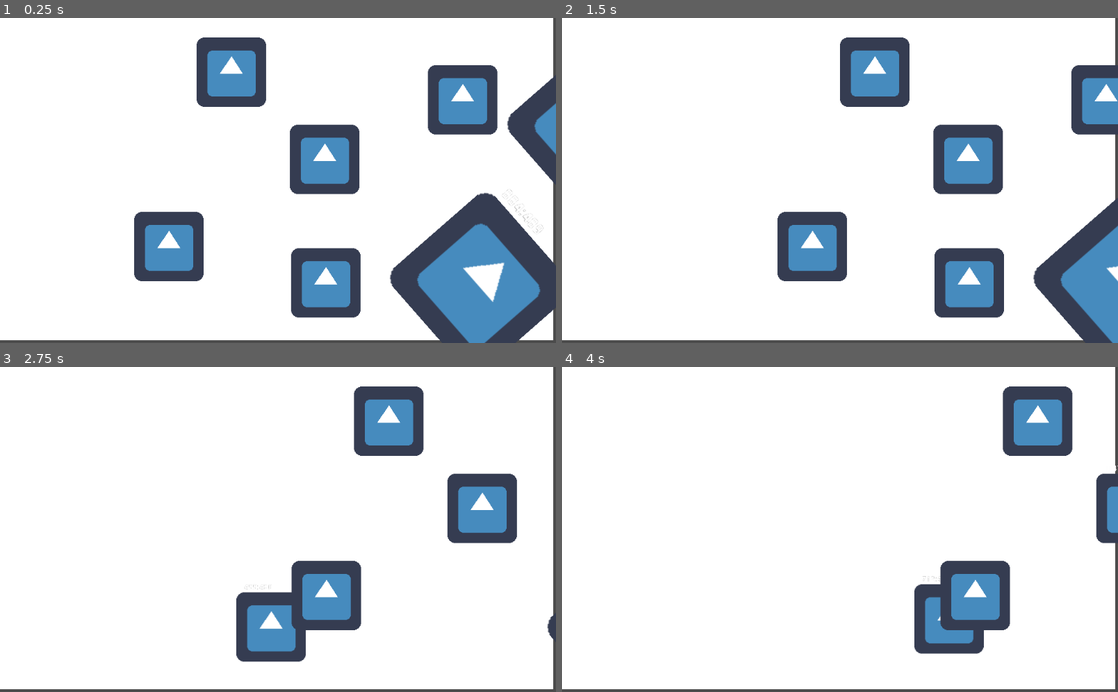
Above: before the commit, frames 1-4 (two rows, left to right).
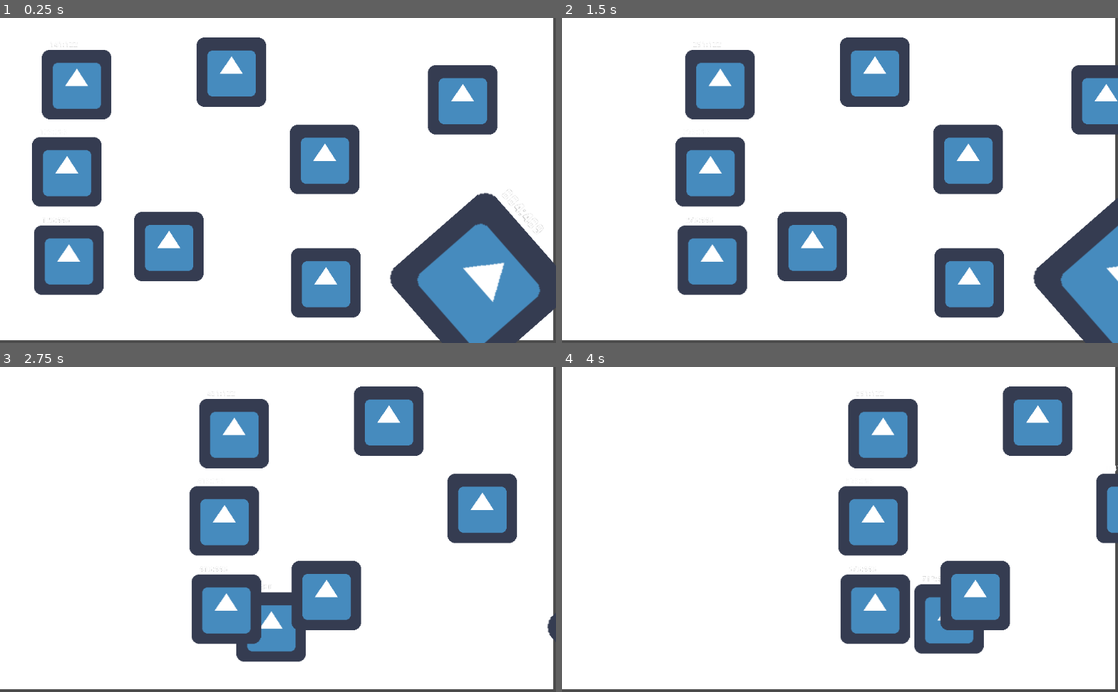
Above: after the commit, the same moments.

Repository: DoubleZZ/coursGit
Game: Godot game, scene res://Main.tscn
The game is run twice, just before and just after one commit, with the same random seed, the same clock (stepped at 60 frames per second) and the same inputs. The engine's default icon, where the game draws it, is replaced by a stand-in: a white triangle on a blue panel in a dark square.
Inputs:
- Up to frame 1 (0.25 s): no input
- Up to frame 2 (1.5 s): tap Enter at 0.5 s; hold Right (ui_right) 0.53-1.28 s
- Up to frame 3 (2.75 s): tap Space at 2 s; hold Right (ui_right) from 2.03 s (still down)
- Up to frame 4 (4 s): release Right (ui_right) at 3.53 s

The runs differ from the first frame. In frame 1, 9.3% of the frame differs, in the area x 5-100%, y 7-86%; in frame 2, 7.8%; in frame 3, 7.6%; in frame 4, 7.8%.

Commit message:
Passage a 10 soldats

Diff:
--- a/Main.tscn
+++ b/Main.tscn
@@ -62,7 +62,34 @@
 bateau = 42
 vie = 10
 
-[node name="Soldat 2" type="Sprite" parent="." index="3"]
+[node name="Soldat 5" type="Sprite" parent="." index="3"]
+
+position = Vector2( 141.096, 122.735 )
+texture = ExtResource( 2 )
+script = ExtResource( 3 )
+_sections_unfolded = [ "Transform" ]
+bateau = 42
+vie = 10
+
+[node name="Soldat 9" type="Sprite" parent="." index="4"]
+
+position = Vector2( 123.083, 283.994 )
+texture = ExtResource( 2 )
+script = ExtResource( 3 )
+_sections_unfolded = [ "Transform" ]
+bateau = 42
+vie = 10
+
+[node name="Soldat 10" type="Sprite" parent="." index="5"]
+
+position = Vector2( 126.514, 446.97 )
+texture = ExtResource( 2 )
+script = ExtResource( 3 )
+_sections_unfolded = [ "Transform" ]
+bateau = 42
+vie = 10
+
+[node name="Soldat 2" type="Sprite" parent="." index="6"]
 
 position = Vector2( 598, 261 )
 texture = ExtResource( 2 )
@@ -71,7 +98,7 @@
 bateau = 42
 vie = 5
 
-[node name="Soldat 3" type="Sprite" parent="." index="4"]
+[node name="Soldat 3" type="Sprite" parent="." index="7"]
 
 position = Vector2( 852, 151 )
 texture = ExtResource( 2 )
@@ -80,7 +107,7 @@
 bateau = 42
 vie = 4
 
-[node name="Soldat 4" type="Sprite" parent="." index="5"]
+[node name="Soldat 4" type="Sprite" parent="." index="8"]
 
 position = Vector2( 311, 422 )
 texture = ExtResource( 2 )
@@ -89,7 +116,7 @@
 bateau = 42
 vie = 8
 
-[node name="Soldat 6" type="Sprite" parent="." index="6"]
+[node name="Soldat 6" type="Sprite" parent="." index="9"]
 
 position = Vector2( 426, 100 )
 texture = ExtResource( 2 )
@@ -98,7 +125,7 @@
 bateau = 42
 vie = 11
 
-[node name="Soldat 7" type="Sprite" parent="." index="7"]
+[node name="Soldat 7" type="Sprite" parent="." index="10"]
 
 position = Vector2( 884.654, 489.225 )
 rotation = 0.85142
@@ -109,18 +136,20 @@
 bateau = 42
 vie = 11
 
-[node name="Soldat 8" type="Sprite" parent="." index="8"]
+[node name="Soldat 8" type="Sprite" parent="." index="11"]
 
 position = Vector2( 1100.65, 205.225 )
 rotation = 0.85142
 scale = Vector2( 1.96715, 1.96715 )
 texture = ExtResource( 2 )
+region_enabled = true
+region_rect = Rect2( 32, 32, 32, 32 )
 script = ExtResource( 3 )
-_sections_unfolded = [ "Transform" ]
+_sections_unfolded = [ "Region", "Transform" ]
 bateau = 42
 vie = 11
 
-[node name="Timer" type="Timer" parent="." index="9"]
+[node name="Timer" type="Timer" parent="." index="12"]
 
 process_mode = 1
 wait_time = 1.0
